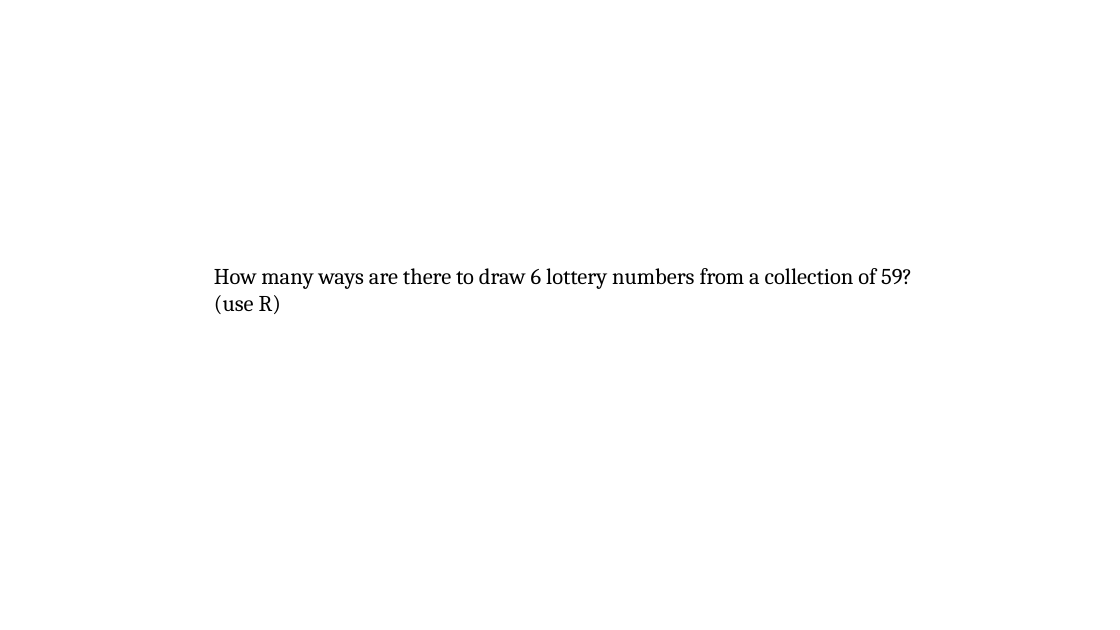
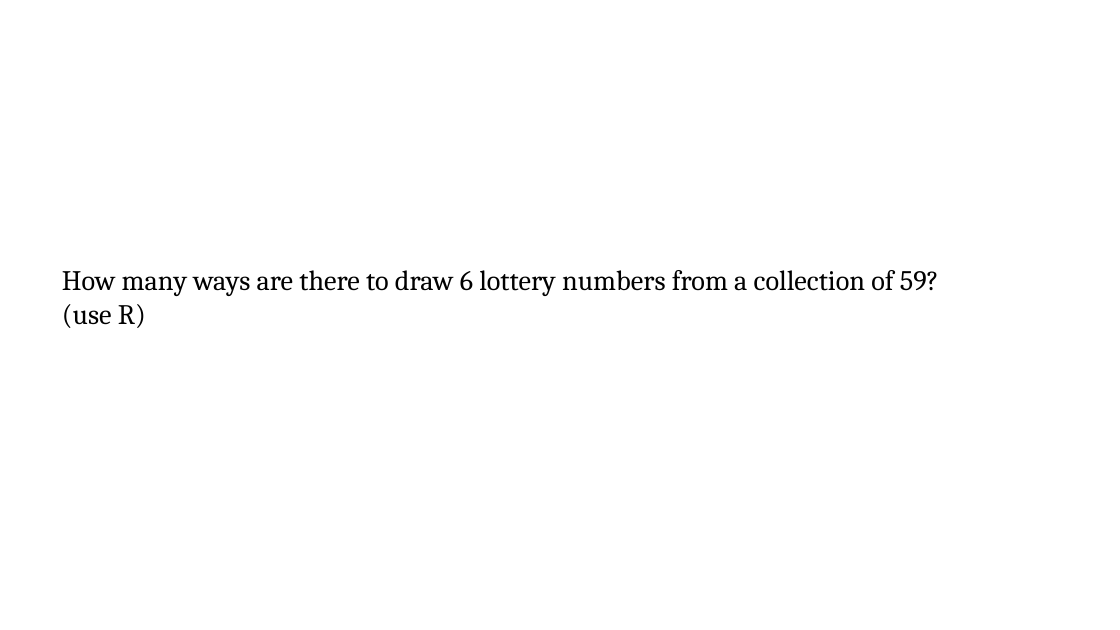
Before and after one commit to pvermees/geostats, a slide deck: slide 26 of slides/quizzes.odp. Drawn at 1120x630 pixels with LibreOffice and Linux fonts; fonts in the diff are those of the drawing. Boxes give left, top, right and bottom in pixels: in the first picture for what was removed or moved away, otherwise in the second. Text is boxed around its words. In the diff, an @@ line names an element or a change of style, - is before the commit and + after.

```diff
--- a/slides/quizzes.odp
+++ b/slides/quizzes.odp
@@ text "How many ways are there ...": place and size @@
-text "How many ways are there ..." at (214, 268, 912, 314)
+text "How many ways are there ..." at (62, 270, 939, 328)
@@ text "How many ways are there ..." at (62, 270, 939, 328): size 16 to 20 pt @@
```
Also in this commit, not shown: 9 other slides changed, 6 slides added, 4 other files.
